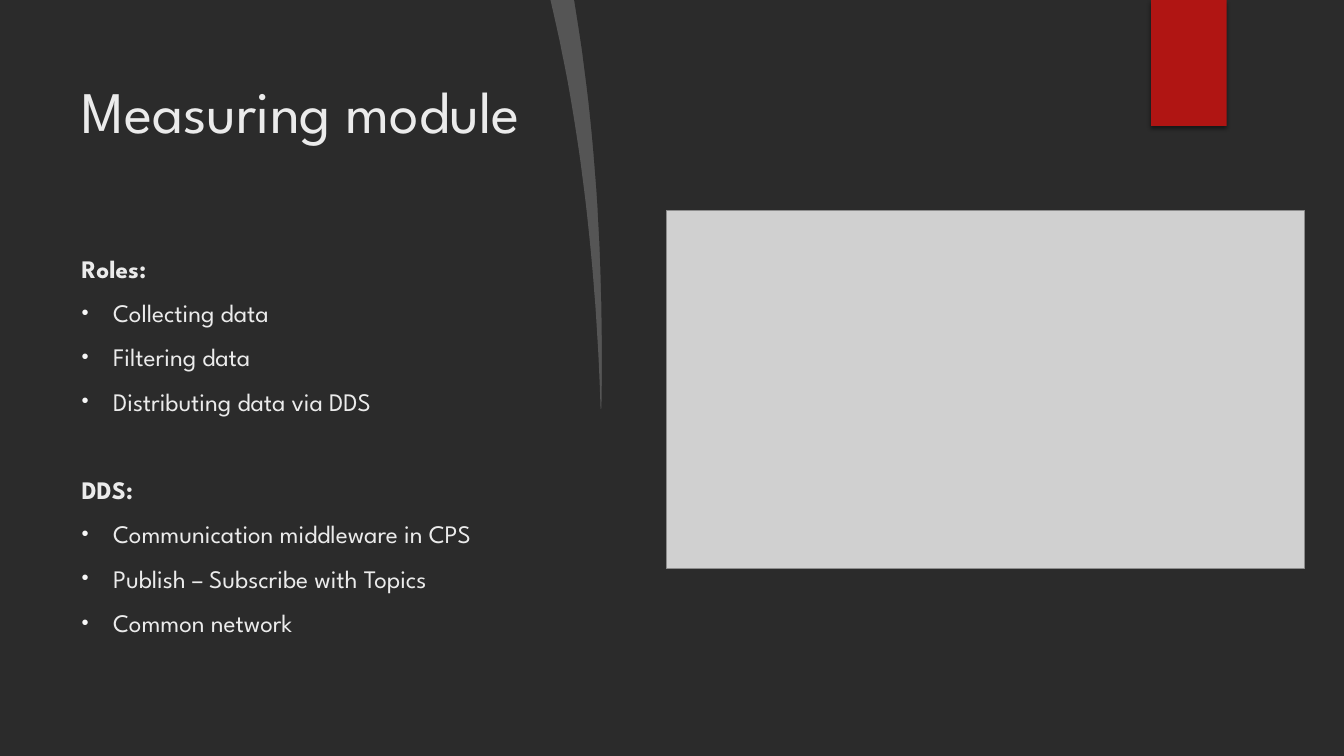
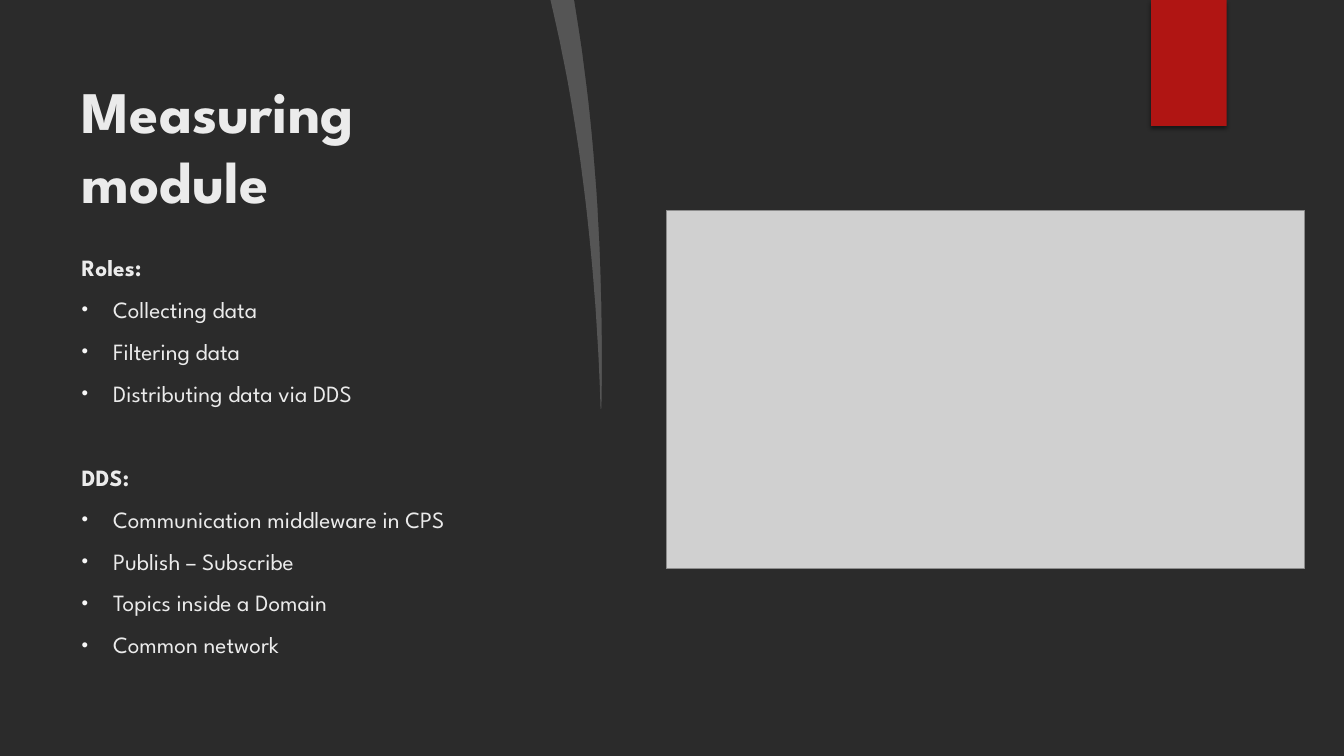
Before and after one commit to GJanos/DDS-RasPi4-ESP32-Communication, a slide deck: slide 2 of Documentation/Smart braking system.pptx. Drawn at 1344x756 pixels with LibreOffice and Linux fonts; fonts in the diff are those of the drawing; grey boxes stand for pictures; background and template pictures are left out; a plain dark background stands for a picture behind light text. Boxes give left, top, right and bottom in pixels: in the first picture for what was removed or moved away, otherwise in the second. Text is boxed around its words. In the diff, an @@ line names an element or a change of style, - is before the commit and + after.

```diff
--- a/Documentation/Smart braking system.pptx
+++ b/Documentation/Smart braking system.pptx
@@ title "Measuring module" at (82,94,354,204): bold on @@
@@ text at (82,260,444,654): size 18 to 16.6 pt in "Roles:", "Collecting data", "Filtering data", "Distributing data via DDS" and 3 more places @@
@@ text at (113,554,327,616): text changed; size 18 to 16.6 pt @@
-• Publish – Subscribe with Topics
+• Publish – Subscribe
+• Topics inside a Domain
```
Also in this commit, not shown: 7 other slides changed, 4 other files.
